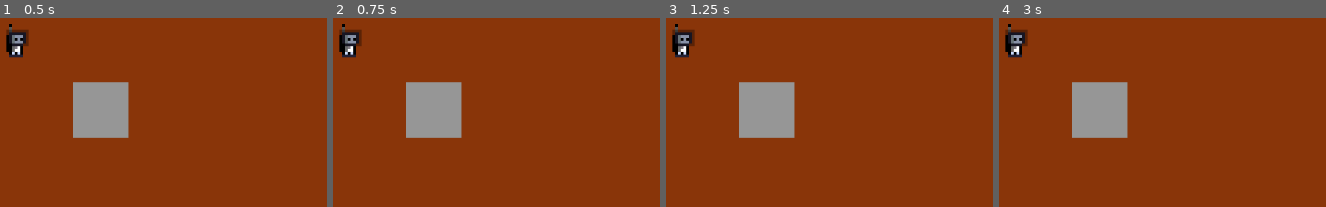
Above: before the commit, frames 1-4 (left to right).
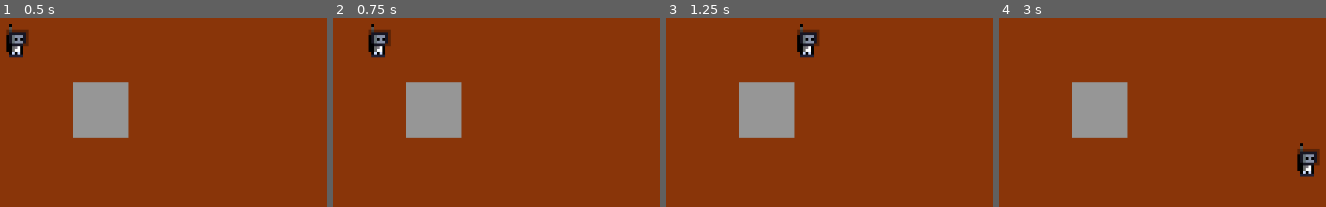
Above: after the commit, the same moments.

Repository: DonatoClemente/haphazard
Game: Godot game, scene res://Scenes/trey's_TEST_scene.tscn
Two runs of this game, one before a commit and one after it. Both use one fixed random seed, a clock stepped at 60 frames per second and the inputs below.
Inputs:
- Up to frame 1 (0.5 s): no input
- Up to frame 2 (0.75 s): tap Enter at 0.5 s; hold D (move_right, bound only after the commit) from 0.53 s (still down)
- Up to frame 3 (1.25 s): keep holding D (move_right, bound only after the commit)
- Up to frame 4 (3 s): release D (move_right, bound only after the commit) at 1.28 s; hold S (move_down, bound only after the commit) 1.28-2.03 s; hold D (move_right, bound only after the commit) 2.03-2.78 s; hold W (move_up, bound only after the commit) from 2.78 s (still down)

Frame 1 is identical in both runs. In frame 2, 1.8% of the frame differs, in the area x 1-18%, y 3-22%; in frame 3, 1.8%; in frame 4, 1.9%, in the area x 1-99%, y 3-85%.

Commit message:
Added movement and a workable scene

Diff:
--- a/Scenes/trey's_TEST_scene.tscn
+++ b/Scenes/trey's_TEST_scene.tscn
@@ -1,6 +1,7 @@
-[gd_scene load_steps=11 format=3 uid="uid://dcsu4u7pqp7mi"]
+[gd_scene load_steps=12 format=3 uid="uid://dcsu4u7pqp7mi"]
 
 [ext_resource type="Texture2D" uid="uid://cpnahkg4p508e" path="res://Assets/Art/Player/Test_Player.png" id="1_2y7xu"]
+[ext_resource type="Script" path="res://Scripts/Player Scripts/player_movement_TEST.gd" id="1_o6pcy"]
 
 [sub_resource type="AtlasTexture" id="AtlasTexture_ul2qh"]
 atlas = ExtResource("1_2y7xu")
@@ -66,6 +67,7 @@
 visible = false
 
 [node name="Player" type="CharacterBody2D" parent="."]
+script = ExtResource("1_o6pcy")
 
 [node name="AnimatedSprite2D" type="AnimatedSprite2D" parent="Player"]
 sprite_frames = SubResource("SpriteFrames_lcqyd")
--- /dev/null
+++ b/Scripts/Player Scripts/player_movement_TEST.gd
@@ -0,0 +1,30 @@
+extends CharacterBody2D
+
+@export var speed: float = 69.0  # Maximum movement speed
+@export var acceleration: float = 600.0  # How fast the player accelerates
+@export var friction: float = 520.0  # How fast the player decelerates
+
+func _physics_process(delta):
+	var input_vector = Vector2.ZERO
+
+	# Get input from WASD keys
+	if Input.is_action_pressed("move_up"):
+		input_vector.y -= 1
+	if Input.is_action_pressed("move_down"):
+		input_vector.y += 1
+	if Input.is_action_pressed("move_left"):
+		input_vector.x -= 1
+	if Input.is_action_pressed("move_right"):
+		input_vector.x += 1
+
+	# Normalize input vector to prevent faster diagonal movement
+	input_vector = input_vector.normalized()
+
+	# Apply acceleration if there's input, otherwise apply friction
+	if input_vector != Vector2.ZERO:
+		velocity = velocity.move_toward(input_vector * speed, acceleration * delta)
+	else:
+		velocity = velocity.move_toward(Vector2.ZERO, friction * delta)
+
+	# Move the character
+	move_and_slide()
--- a/project.godot
+++ b/project.godot
@@ -15,6 +15,29 @@
 config/features=PackedStringArray("4.3", "Forward Plus")
 config/icon="res://icon.svg"
 
+[input]
+
+move_up={
+"deadzone": 0.5,
+"events": [Object(InputEventKey,"resource_local_to_scene":false,"resource_name":"","device":-1,"window_id":0,"alt_pressed":false,"shift_pressed":false,"ctrl_pressed":false,"meta_pressed":false,"pressed":false,"keycode":0,"physical_keycode":87,"key_label":0,"unicode":119,"location":0,"echo":false,"script":null)
+]
+}
+move_down={
+"deadzone": 0.5,
+"events": [Object(InputEventKey,"resource_local_to_scene":false,"resource_name":"","device":-1,"window_id":0,"alt_pressed":false,"shift_pressed":false,"ctrl_pressed":false,"meta_pressed":false,"pressed":false,"keycode":0,"physical_keycode":83,"key_label":0,"unicode":115,"location":0,"echo":false,"script":null)
+]
+}
+move_left={
+"deadzone": 0.5,
+"events": [Object(InputEventKey,"resource_local_to_scene":false,"resource_name":"","device":-1,"window_id":0,"alt_pressed":false,"shift_pressed":false,"ctrl_pressed":false,"meta_pressed":false,"pressed":false,"keycode":0,"physical_keycode":65,"key_label":0,"unicode":97,"location":0,"echo":false,"script":null)
+]
+}
+move_right={
+"deadzone": 0.5,
+"events": [Object(InputEventKey,"resource_local_to_scene":false,"resource_name":"","device":-1,"window_id":0,"alt_pressed":false,"shift_pressed":false,"ctrl_pressed":false,"meta_pressed":false,"pressed":false,"keycode":0,"physical_keycode":68,"key_label":0,"unicode":100,"location":0,"echo":false,"script":null)
+]
+}
+
 [rendering]
 
 textures/canvas_textures/default_texture_filter=0
